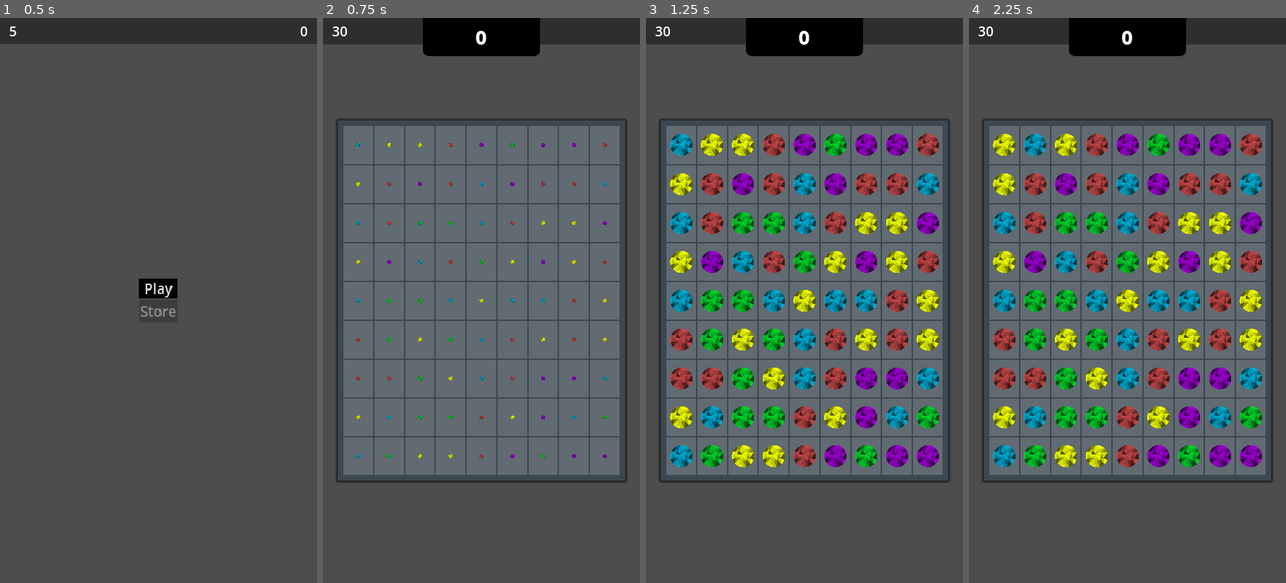
Above: before the commit, frames 1-4 (left to right).
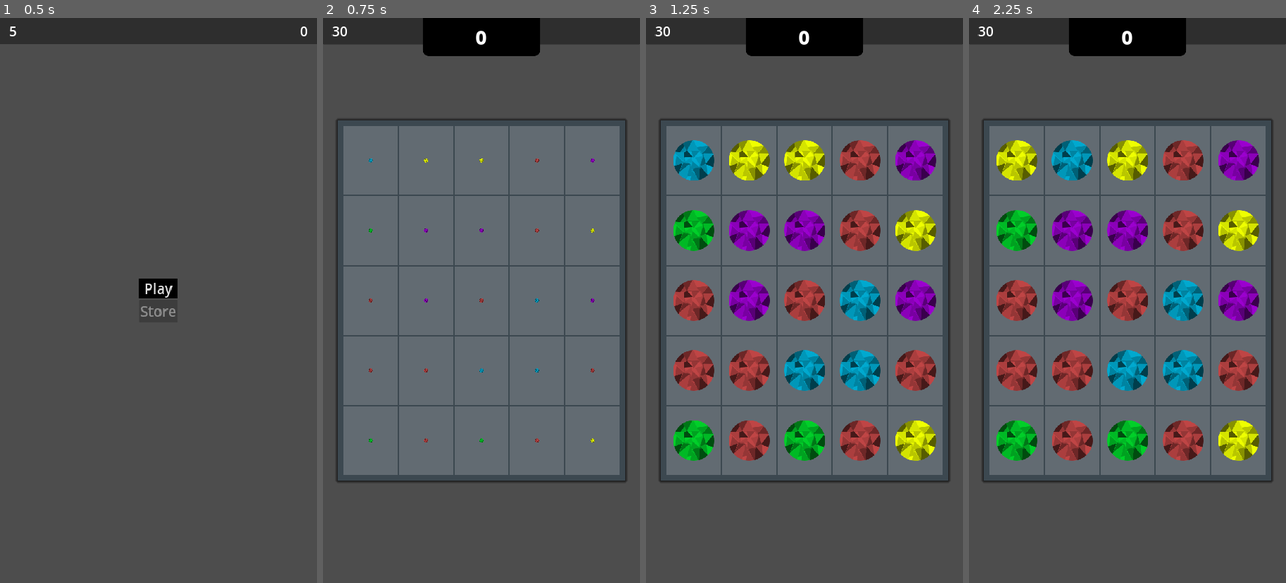
Above: after the commit, the same moments.

Repository: kuma-gee/holo-crush
Game: Godot game, scene res://src/start.tscn
The game is run twice, just before and just after one commit, with the same random seed, the same clock (stepped at 60 frames per second) and the same inputs. The engine's default icon, where the game draws it, is replaced by a stand-in: a white triangle on a blue panel in a dark square.
Inputs (mouse positions are in pixels of both pictures, inside the frame that each line leads up to):
- Up to frame 1 (0.5 s): no input
- Up to frame 2 (0.75 s): click "Play" at 0.5 s
- Up to frame 3 (1.25 s): no input
- Up to frame 4 (2.25 s): tap Enter at 1.25 s; drag from (1003, 142) to (1159, 176) at 1.27 s; drag from (1035, 142) to (1111, 413) at 2.02 s

Frame 1 is identical in both runs. In frame 2, 6.5% of the frame differs, in the area x 6-94%, y 19-81%; in frame 3, 33%; in frame 4, 33%.

Commit message:
add break sound + shatter effect

Diff:
--- a/godot/project.godot
+++ b/godot/project.godot
@@ -22,6 +22,7 @@
 Env="*res://addons/debug/Env.gd"
 Debug="*res://addons/debug/Debug.tscn"
 GameManager="*res://src/game_manager.tscn"
+SoundManager="*res://src/sound_manager.tscn"
 
 [debug]
 
--- a/godot/src/game.tscn
+++ b/godot/src/game.tscn
@@ -35,6 +35,8 @@
 
 [node name="Data" type="Node" parent="."]
 script = ExtResource("4_egjxx")
+width = 5
+height = 5
 
 [node name="Top" type="PanelContainer" parent="."]
 layout_mode = 1
--- a/godot/src/grid/slot.gd
+++ b/godot/src/grid/slot.gd
@@ -108,8 +108,8 @@
 
 func replace(p):
 	if piece:
-		piece.matched()
-		await piece.match_done
+		piece.despawn()
+		await piece.despawn_done
 	piece = p
 	capture()
 	piece.show()
--- a/godot/src/piece/basic.gd
+++ b/godot/src/piece/basic.gd
@@ -2,6 +2,7 @@
 
 @onready var sprite := $Sprite2D
 @onready var back_color := $BackColor
+@onready var shard_emitter := $Sprite2D/ShardEmitter
 
 @export var normal_texture: Texture2D
 @export var row_texture: Texture2D
@@ -14,6 +15,8 @@
 	back_color.material = mat
 	back_color.hide()
 
+	shard_emitter.deleted.connect(func(): match_done.emit())
+
 func _create_gradient():
 	var gradient = Gradient.new()
 	gradient.set_color(0, sprite.modulate)
@@ -21,6 +24,13 @@
 	var gradient_tex = GradientTexture1D.new()
 	gradient_tex.gradient = gradient
 	return gradient_tex
+
+func matched():
+	SoundManager.play_match_break()
+	shard_emitter.shatter()
+
+	var tw = create_tween()
+	tw.tween_property(self, "modulate", Color.TRANSPARENT, 0.5)
 
 func _to_special(special: Specials.Type):
 	var texture = normal_texture
--- a/godot/src/piece/basic_blue.tscn
+++ b/godot/src/piece/basic_blue.tscn
@@ -7,6 +7,7 @@
 [ext_resource type="Texture2D" uid="uid://ced26cjexblnh" path="res://assets/Piece__Basic_Col.png" id="4_k8n1j"]
 [ext_resource type="Texture2D" uid="uid://c6vm2u4qhfw8b" path="res://assets/Piece__Basic_Bomb.png" id="6_2wluf"]
 [ext_resource type="Shader" path="res://src/piece/rainbow.gdshader" id="7_wjrow"]
+[ext_resource type="PackedScene" uid="uid://c0uyk0eishca3" path="res://src/piece/helper/shard_emitter.tscn" id="8_gev70"]
 
 [sub_resource type="ShaderMaterial" id="ShaderMaterial_yj06x"]
 shader = ExtResource("7_wjrow")
@@ -34,3 +35,9 @@
 [node name="Sprite2D" parent="." index="1"]
 modulate = Color(0, 0.662745, 0.811765, 1)
 texture = ExtResource("2_la2jm")
+
+[node name="ShardEmitter" parent="Sprite2D" index="0" instance=ExtResource("8_gev70")]
+nbr_of_shards = 10
+min_impulse = 20.0
+max_impulse = 80.0
+display_triangles = false
--- /dev/null
+++ b/godot/src/piece/helper/shard.tscn
@@ -0,0 +1,10 @@
+[gd_scene format=3 uid="uid://bhfgw7bw380i8"]
+
+[node name="Shard" type="RigidBody2D"]
+sleeping = true
+freeze = true
+
+[node name="Polygon2D" type="Polygon2D" parent="."]
+
+[node name="CollisionPolygon2D" type="CollisionPolygon2D" parent="."]
+disabled = true
--- /dev/null
+++ b/godot/src/piece/helper/shard_emitter.gd
@@ -0,0 +1,105 @@
+# https://www.reddit.com/r/godot/comments/nimkqg/how_to_break_a_2d_sprite_in_a_cool_and_easy_way/
+extends Node2D
+
+signal deleted()
+
+@export var SHARD: PackedScene
+
+@export var nbr_of_shards = 20 #sets the number of break points
+@export var threshhold = 10.0 #prevents slim triangles being created at the sprite edges
+@export var min_impulse = 50.0 #impuls of the shards upon breaking
+@export var max_impulse = 200.0
+@export var lifetime = 5.0 #lifetime of the shards
+@export var display_triangles = false #debugging: display sprite triangulation
+
+var triangles = []
+var shards = []
+
+func _ready() -> void:
+	if get_parent() is Sprite2D:
+		var _rect = get_parent().get_rect()
+		var points = []
+		#add outer frame points
+		points.append(_rect.position)
+		points.append(_rect.position + Vector2(_rect.size.x, 0))
+		points.append(_rect.position + Vector2(0, _rect.size.y))
+		points.append(_rect.end)
+
+		#add random break points
+		for i in nbr_of_shards:
+			var p = _rect.position + Vector2(randf_range(0, _rect.size.x), randf_range(0, _rect.size.y))
+			#move outer points onto rectangle edges
+			if p.x < _rect.position.x + threshhold:
+				p.x = _rect.position.x
+			elif p.x > _rect.end.x - threshhold:
+				p.x = _rect.end.x
+			if p.y < _rect.position.y + threshhold:
+				p.y = _rect.position.y
+			elif p.y > _rect.end.y - threshhold:
+				p.y = _rect.end.y
+			points.append(p)
+
+		#calculate triangles
+		var delaunay = Geometry2D.triangulate_delaunay(points)
+		for i in range(0, delaunay.size(), 3):
+			triangles.append([points[delaunay[i + 2]], points[delaunay[i + 1]], points[delaunay[i]]])
+
+		#create RigidBody2D shards
+		var texture = get_parent().texture
+		for t in triangles:
+			var p1 = t[0]
+			var p2 = t[1]
+			var p3 = t[2]
+			var center = Vector2((p1.x + p2.x + p3.x)/3.0,(p1.y + p2.y + p3.y)/3.0)
+
+			var shard = SHARD.instantiate()
+			shard.position = center
+			shard.hide()
+			shards.append(shard)
+
+			#setup polygons & collision shapes
+			shard.get_node("Polygon2D").texture = texture
+			shard.get_node("Polygon2D").polygon = t
+			shard.get_node("Polygon2D").position = -center
+			shard.get_node("Polygon2D").texture_offset = _rect.size/2
+
+			#shrink polygon so that the collision shapes don't overlapp
+			var shrunk_triangles = Geometry2D.offset_polygon(t, -2)
+			if shrunk_triangles.size() > 0:
+				shard.get_node("CollisionPolygon2D").polygon = shrunk_triangles[0]
+			else:
+				shard.get_node("CollisionPolygon2D").polygon = t
+			shard.get_node("CollisionPolygon2D").position = -center
+
+		queue_redraw()
+		call_deferred("add_shards")
+
+
+func add_shards() -> void:
+	for s in shards:
+		get_parent().add_child(s)
+
+
+func shatter() -> void:
+	randomize()
+	get_parent().self_modulate.a = 0
+	for s in shards:
+		var direction = Vector2.UP.rotated(randf_range(0, TAU))
+		var impulse = randf_range(min_impulse, max_impulse)
+		s.freeze = false
+		s.apply_central_impulse(direction * impulse)
+		s.get_node("CollisionPolygon2D").disabled = false
+		s.show()
+	$DeleteTimer.start(lifetime)
+
+func _draw() -> void:
+	if display_triangles:
+		for i in triangles:
+			draw_line(i[0], i[1], Color.WHITE, 1)
+			draw_line(i[1], i[2], Color.WHITE, 1)
+			draw_line(i[2], i[0], Color.WHITE, 1)
+
+
+func _on_delete_timer_timeout():
+	deleted.emit()
+	get_parent().queue_free()
--- /dev/null
+++ b/godot/src/piece/helper/shard_emitter.tscn
@@ -0,0 +1,15 @@
+[gd_scene load_steps=3 format=3 uid="uid://c0uyk0eishca3"]
+
+[ext_resource type="Script" path="res://src/piece/helper/shard_emitter.gd" id="1_qy3t5"]
+[ext_resource type="PackedScene" uid="uid://bhfgw7bw380i8" path="res://src/piece/helper/shard.tscn" id="2_pef81"]
+
+[node name="ShardEmitter" type="Node2D"]
+script = ExtResource("1_qy3t5")
+SHARD = ExtResource("2_pef81")
+lifetime = 0.5
+display_triangles = true
+
+[node name="DeleteTimer" type="Timer" parent="."]
+one_shot = true
+
+[connection signal="timeout" from="DeleteTimer" to="." method="_on_delete_timer_timeout"]
--- a/godot/src/piece/piece.gd
+++ b/godot/src/piece/piece.gd
@@ -5,6 +5,7 @@
 signal move_done
 signal change_done
 signal spawn_done
+signal despawn_done
 
 enum Type {
 	BLUE,
@@ -37,13 +38,16 @@
 	tw.tween_property(self, "scale", Vector2(1, 1), 0.5).set_trans(Tween.TRANS_CUBIC).set_ease(Tween.EASE_IN_OUT)
 	tw.finished.connect(func(): spawn_done.emit())
 
-func matched():
+func despawn():
 	var tw = create_tween()
 	tw.tween_property(self, "scale", Vector2(0, 0), 0.5).set_trans(Tween.TRANS_CUBIC).set_ease(Tween.EASE_IN_OUT)
 	tw.finished.connect(func():
-		match_done.emit()
+		despawn_done.emit()
 		queue_free()
 	)
+
+func matched():
+	despawn()
 
 func slight_move(dir: Vector2):
 	var tw = create_tween()
--- /dev/null
+++ b/godot/src/sound/DebounceAudio.gd
@@ -0,0 +1,9 @@
+extends AudioStreamPlayer
+
+@onready var timer := $Timer
+
+func _ready():
+	timer.timeout.connect(func(): super.play())
+
+func play_debounce(time := 0.1):
+	timer.start(time)
--- /dev/null
+++ b/godot/src/sound_manager.gd
@@ -0,0 +1,6 @@
+extends Node
+
+@onready var match_sound := $MatchSound
+
+func play_match_break():
+	match_sound.play_debounce(0.1)
--- /dev/null
+++ b/godot/src/sound_manager.tscn
@@ -0,0 +1,16 @@
+[gd_scene load_steps=4 format=3 uid="uid://b3wrtja7akth5"]
+
+[ext_resource type="Script" path="res://src/sound_manager.gd" id="1_odwfr"]
+[ext_resource type="AudioStream" uid="uid://cx07iiqy24wuh" path="res://assets/sound/ガラスが割れる3.mp3" id="2_6x7yr"]
+[ext_resource type="Script" path="res://src/sound/DebounceAudio.gd" id="3_0bakx"]
+
+[node name="SoundManager" type="Node"]
+script = ExtResource("1_odwfr")
+
+[node name="MatchSound" type="AudioStreamPlayer" parent="."]
+stream = ExtResource("2_6x7yr")
+volume_db = -10.0
+script = ExtResource("3_0bakx")
+
+[node name="Timer" type="Timer" parent="MatchSound"]
+one_shot = true
Not shown, added: godot/assets/sound/ガラスが割れる3.mp3.import
Not shown, added: godot/assets/sound/ガラスにヒビが入る.mp3.import
Not shown: 1 places in godot/src/piece/basic_blue.tscn that only renumber resources
Not shown, added: godot/assets/sound/ガラスが割れる3.mp3
Not shown, added: godot/assets/sound/ガラスにヒビが入る.mp3
